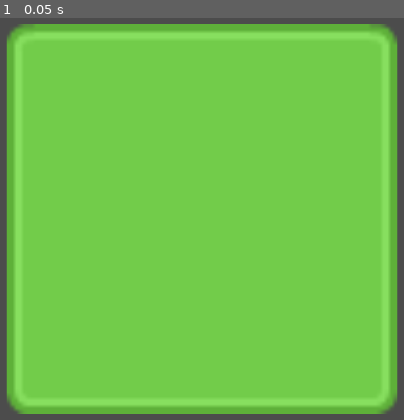
Above: before the commit, frame 1.
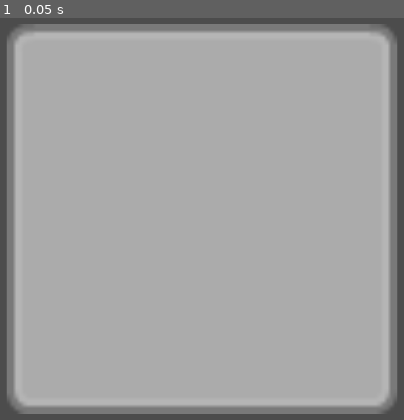
Above: after the commit, the same moment.

Repository: BliznyukNM/moba-manager
Game: Godot game, scene res://Match.tscn
The game is run twice, just before and just after one commit, with the same random seed, the same clock (stepped at 60 frames per second) and the same inputs. The project has no main scene, so this scene is started directly.
Inputs:
- Up to frame 1 (0.05 s): no input

The runs differ from the first frame. In frame 1, 93% of the frame differs, in the area x 1-99%, y 1-99%.

Commit message:
added graph path visualization
* first iteration of gameplay GraphPath.gd class
* plugin for graph visualization
* one line map iteration

Diff:
--- /dev/null
+++ b/GraphPath.gd
@@ -0,0 +1,24 @@
+class_name GraphPath
+extends Node
+
+
+export var graph: Dictionary = {
+	NodePath("Radiant/Fountain"): {
+		NodePath("Radiant/T2"): 1
+	},
+	NodePath("Radiant/T2"): {
+		NodePath("Radiant/T1"): 1
+	},
+	NodePath("Radiant/T1"): {
+		NodePath("Mid"): 1
+	},
+	NodePath("Dire/Fountain"): {
+		NodePath("Dire/T2"): 1
+	},
+	NodePath("Dire/T2"): {
+		NodePath("Dire/T1"): 1
+	},
+	NodePath("Dire/T1"): {
+		NodePath("Mid"): 1
+	}
+}
--- a/Match.tscn
+++ b/Match.tscn
@@ -1,7 +1,11 @@
-[gd_scene load_steps=3 format=2]
+[gd_scene load_steps=7 format=2]
 
-[ext_resource path="res://Kenney UI/green_panel.png" type="Texture" id=1]
+[ext_resource path="res://Kenney UI/grey_panel.png" type="Texture" id=1]
 [ext_resource path="res://Map.gd" type="Script" id=2]
+[ext_resource path="res://GraphPath.gd" type="Script" id=3]
+[ext_resource path="res://Kenney UI/red_circle.png" type="Texture" id=5]
+[ext_resource path="res://Kenney UI/yellow_circle.png" type="Texture" id=6]
+[ext_resource path="res://Player.gd" type="Script" id=7]
 
 [node name="Match" type="Node"]
 
@@ -9,8 +13,56 @@
 script = ExtResource( 2 )
 
 [node name="Background" type="Sprite" parent="Map"]
+modulate = Color( 1, 1, 1, 0.588235 )
 scale = Vector2( 5, 5 )
 texture = ExtResource( 1 )
 
+[node name="PathGraph" type="Node" parent="Map"]
+script = ExtResource( 3 )
+
+[node name="Radiant" type="Node" parent="Map/PathGraph"]
+
+[node name="T1" type="Node2D" parent="Map/PathGraph/Radiant"]
+position = Vector2( -68.8967, 72.712 )
+
+[node name="T2" type="Node2D" parent="Map/PathGraph/Radiant"]
+position = Vector2( -143.284, 145.129 )
+
+[node name="Fountain" type="Node2D" parent="Map/PathGraph/Radiant"]
+position = Vector2( -213.113, 211.785 )
+
+[node name="Dire" type="Node" parent="Map/PathGraph"]
+
+[node name="Fountain" type="Node2D" parent="Map/PathGraph/Dire"]
+position = Vector2( 201.557, -206.609 )
+
+[node name="T1" type="Node2D" parent="Map/PathGraph/Dire"]
+position = Vector2( 68.1598, -73.2619 )
+
+[node name="T2" type="Node2D" parent="Map/PathGraph/Dire"]
+position = Vector2( 131.604, -136.163 )
+
+[node name="Mid" type="Node2D" parent="Map/PathGraph"]
+position = Vector2( 0.0714874, 0.787994 )
+
+[node name="Heroes" type="Node" parent="Map"]
+
+[node name="Hero 1" type="Sprite" parent="Map/Heroes"]
+visible = false
+position = Vector2( -195.638, 195.929 )
+texture = ExtResource( 5 )
+
+[node name="Hero 2" type="Sprite" parent="Map/Heroes"]
+visible = false
+position = Vector2( 194.363, -199.408 )
+texture = ExtResource( 6 )
+
+[node name="Players" type="Node" parent="Map"]
+
+[node name="Player1" type="Node" parent="Map/Players"]
+script = ExtResource( 7 )
+
+[node name="Player2" type="Node" parent="Map/Players"]
+
 [node name="Camera2D" type="Camera2D" parent="."]
 current = true
--- /dev/null
+++ b/Player.gd
@@ -0,0 +1 @@
+extends Node
--- a/project.godot
+++ b/project.godot
@@ -8,10 +8,24 @@
 
 config_version=4
 
+_global_script_classes=[ {
+"base": "Node",
+"class": "GraphPath",
+"language": "GDScript",
+"path": "res://GraphPath.gd"
+} ]
+_global_script_class_icons={
+"GraphPath": ""
+}
+
 [application]
 
 config/name="MOBA Manager"
 config/icon="res://icon.png"
+
+[editor_plugins]
+
+enabled=PoolStringArray( "res://addons/path_graph/plugin.cfg" )
 
 [input]
 
Not shown, added: addons/path_graph/PathGraphPlugin.gd
Binary file added: addons/path_graph/SourceCodePro-Regular.ttf
Not shown, added: addons/path_graph/plugin.cfg
